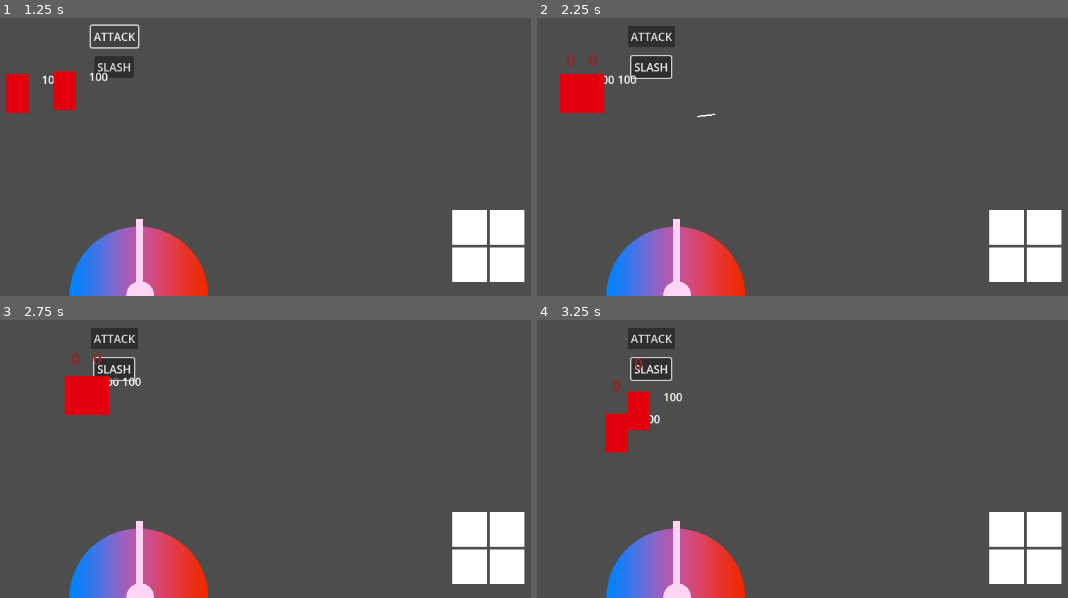
Above: before the commit, frames 1-4 (two rows, left to right).
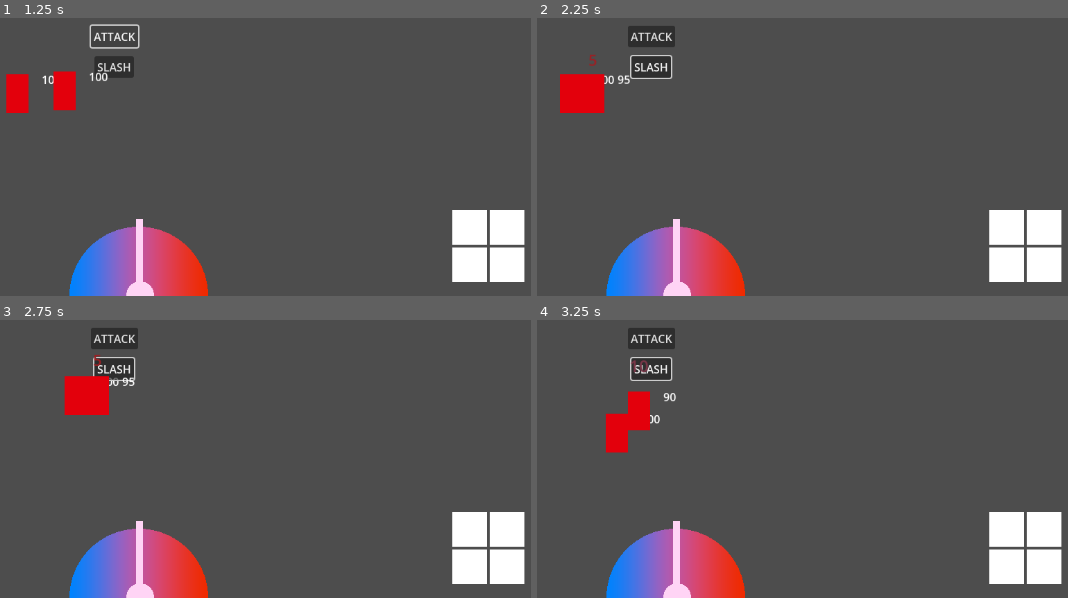
Above: after the commit, the same moments.

Repository: sstrac/androillusion
Game: Godot game, scene res://test.tscn
Same seed, same stepped clock (60 frames per second), same inputs: the game is played once before the commit and once after it.
Inputs (mouse positions are in pixels of both pictures, inside the frame that each line leads up to):
- Up to frame 1 (1.25 s): click "ATTACK" at 0.5 s
- Up to frame 2 (2.25 s): click "SLASH" at 1.25 s; tap Enter at 2 s; move the mouse to (850, 48) at 2.02 s; press the mouse at (850, 48) at 2.03 s; hold D (right) from 2.03 s (still down)
- Up to frame 3 (2.75 s): keep holding D (right)
- Up to frame 4 (3.25 s): move the mouse to (outside the picture) at 2.77 s; release D (right) at 2.78 s; release the mouse at (outside the picture) at 2.78 s; hold S (down) from 2.78 s (still down); click (outside the picture) at 2.85 s

Frame 1 is identical in both runs. In frame 2, 0.1% of the frame differs, in the area x 5-34%, y 13-36%; in frame 3, 0.1%; in frame 4, 0.2%, in the area x 14-28%, y 13-30%.

Commit message:
sword in player and remove character containing scene

Diff:
--- a/character/android.gd
+++ b/character/android.gd
@@ -1,9 +1,6 @@
-extends Node2D
-
-
-@onready var character = get_node("Character")
+extends Character
 
 
 func attack(target):
-	character.movement_comp.approach(target)
+	movement_comp.approach(target)
 	# Do other stuff
--- a/character/android.tscn
+++ b/character/android.tscn
@@ -1,14 +1,102 @@
-[gd_scene load_steps=4 format=3 uid="uid://kw8bhvpwly5j"]
+[gd_scene load_steps=11 format=3 uid="uid://iu2di7i1ildc"]
 
 [ext_resource type="Script" path="res://character/android.gd" id="1_5c76c"]
 [ext_resource type="PackedScene" uid="uid://20sl7l4jxmne" path="res://movement_component/android_movement/android_movement_component.tscn" id="1_rxr3m"]
-[ext_resource type="PackedScene" uid="uid://dvurk1ehtoyof" path="res://character/character.tscn" id="2_qiksi"]
+[ext_resource type="PackedScene" uid="uid://b731nb1y7d5bm" path="res://damage_feedback/damage_feedback_component.tscn" id="2_o5abo"]
+[ext_resource type="PackedScene" uid="uid://dl3lebrkeqavb" path="res://health_component/health_component.tscn" id="3_nbgpg"]
+[ext_resource type="PackedScene" uid="uid://xtmmaadhfane" path="res://hitbox_component/hitbox_component.tscn" id="4_6he0j"]
 
-[node name="Android" type="Node2D"]
+[sub_resource type="Animation" id="Animation_dj7w5"]
+length = 0.001
+tracks/0/type = "value"
+tracks/0/imported = false
+tracks/0/enabled = true
+tracks/0/path = NodePath("ColorRect:visible")
+tracks/0/interp = 1
+tracks/0/loop_wrap = true
+tracks/0/keys = {
+"times": PackedFloat32Array(0),
+"transitions": PackedFloat32Array(1),
+"update": 0,
+"values": [true]
+}
+
+[sub_resource type="Animation" id="Animation_dq8bo"]
+resource_name = "flash"
+length = 0.3
+tracks/0/type = "value"
+tracks/0/imported = false
+tracks/0/enabled = true
+tracks/0/path = NodePath("ColorRect:visible")
+tracks/0/interp = 1
+tracks/0/loop_wrap = true
+tracks/0/keys = {
+"times": PackedFloat32Array(0, 0.1, 0.2, 0.3),
+"transitions": PackedFloat32Array(1, 1, 1, 1),
+"update": 0,
+"values": [false, true, false, true]
+}
+
+[sub_resource type="AnimationLibrary" id="AnimationLibrary_mwt06"]
+_data = {
+"RESET": SubResource("Animation_dj7w5"),
+"flash": SubResource("Animation_dq8bo")
+}
+
+[sub_resource type="RectangleShape2D" id="RectangleShape2D_uegq5"]
+size = Vector2(32, 56)
+
+[sub_resource type="RectangleShape2D" id="RectangleShape2D_yk7x0"]
+size = Vector2(32, 56)
+
+[node name="Android" type="CharacterBody2D" node_paths=PackedStringArray("movement_comp")]
 script = ExtResource("1_5c76c")
-
-[node name="Character" parent="." node_paths=PackedStringArray("movement_comp") instance=ExtResource("2_qiksi")]
 movement_comp = NodePath("AndroidMovementComponent")
 
-[node name="AndroidMovementComponent" parent="Character" node_paths=PackedStringArray("character") instance=ExtResource("1_rxr3m")]
+[node name="AndroidMovementComponent" parent="." node_paths=PackedStringArray("character") instance=ExtResource("1_rxr3m")]
 character = NodePath("..")
+
+[node name="DamageFeedbackComponent" parent="." node_paths=PackedStringArray("health_comp") instance=ExtResource("2_o5abo")]
+position = Vector2(0, -48)
+health_comp = NodePath("../HealthComponent")
+
+[node name="HealthComponent" parent="." instance=ExtResource("3_nbgpg")]
+max_health = 100
+
+[node name="ColorRect" type="ColorRect" parent="."]
+offset_left = -16.0
+offset_top = -28.0
+offset_right = 16.0
+offset_bottom = 28.0
+color = Color(0.890706, 0, 0.0493286, 1)
+
+[node name="ColorRect2" type="ColorRect" parent="."]
+offset_left = -16.0
+offset_top = -28.0
+offset_right = 16.0
+offset_bottom = 28.0
+color = Color(0.890706, 0, 0.0493286, 1)
+
+[node name="Label" type="Label" parent="."]
+offset_left = 35.0
+offset_top = -32.0
+offset_right = 75.0
+offset_bottom = -9.0
+text = "100"
+
+[node name="AnimationPlayer" type="AnimationPlayer" parent="."]
+libraries = {
+"": SubResource("AnimationLibrary_mwt06")
+}
+
+[node name="HitboxComponent" parent="." node_paths=PackedStringArray("health_component") instance=ExtResource("4_6he0j")]
+collision_layer = 2
+collision_mask = 2
+health_component = NodePath("../HealthComponent")
+
+[node name="CollisionShape2D" type="CollisionShape2D" parent="HitboxComponent"]
+shape = SubResource("RectangleShape2D_uegq5")
+
+[node name="CollisionShape2D" type="CollisionShape2D" parent="."]
+shape = SubResource("RectangleShape2D_yk7x0")
+debug_color = Color(0.438128, 0.454891, 1, 0.42)
--- a/character/character.gd
+++ b/character/character.gd
@@ -1,5 +1,6 @@
 extends CharacterBody2D
 
+class_name Character
 
 @onready var label = get_node('Label')
 @onready var anim = get_node("AnimationPlayer")
--- a/character/player.gd
+++ b/character/player.gd
@@ -1,4 +1,9 @@
-extends Node2D
+extends Character
+
+const SWORD = preload("res://sword/sword.tscn")
 
 
-@onready var character = get_node("Character")
+func _unhandled_input(event):
+	if event.is_action_pressed("left_click"):
+		var sword = SWORD.instantiate()
+		add_child(sword)
--- a/character/player.tscn
+++ b/character/player.tscn
@@ -1,14 +1,100 @@
-[gd_scene load_steps=4 format=3 uid="uid://snu76g0sxdhf"]
+[gd_scene load_steps=11 format=3 uid="uid://b13i8r5vn7lw6"]
 
 [ext_resource type="Script" path="res://character/player.gd" id="1_2qf3b"]
-[ext_resource type="PackedScene" uid="uid://dvurk1ehtoyof" path="res://character/character.tscn" id="1_3okgr"]
 [ext_resource type="PackedScene" uid="uid://5s80v4ovx056" path="res://movement_component/player_movement/player_movement_component.tscn" id="2_ftq3b"]
+[ext_resource type="PackedScene" uid="uid://b731nb1y7d5bm" path="res://damage_feedback/damage_feedback_component.tscn" id="2_s186m"]
+[ext_resource type="PackedScene" uid="uid://dl3lebrkeqavb" path="res://health_component/health_component.tscn" id="3_jamio"]
+[ext_resource type="PackedScene" uid="uid://xtmmaadhfane" path="res://hitbox_component/hitbox_component.tscn" id="4_vki7y"]
 
-[node name="Player" type="Node2D"]
+[sub_resource type="Animation" id="Animation_dj7w5"]
+length = 0.001
+tracks/0/type = "value"
+tracks/0/imported = false
+tracks/0/enabled = true
+tracks/0/path = NodePath("ColorRect:visible")
+tracks/0/interp = 1
+tracks/0/loop_wrap = true
+tracks/0/keys = {
+"times": PackedFloat32Array(0),
+"transitions": PackedFloat32Array(1),
+"update": 0,
+"values": [true]
+}
+
+[sub_resource type="Animation" id="Animation_dq8bo"]
+resource_name = "flash"
+length = 0.3
+tracks/0/type = "value"
+tracks/0/imported = false
+tracks/0/enabled = true
+tracks/0/path = NodePath("ColorRect:visible")
+tracks/0/interp = 1
+tracks/0/loop_wrap = true
+tracks/0/keys = {
+"times": PackedFloat32Array(0, 0.1, 0.2, 0.3),
+"transitions": PackedFloat32Array(1, 1, 1, 1),
+"update": 0,
+"values": [false, true, false, true]
+}
+
+[sub_resource type="AnimationLibrary" id="AnimationLibrary_mwt06"]
+_data = {
+"RESET": SubResource("Animation_dj7w5"),
+"flash": SubResource("Animation_dq8bo")
+}
+
+[sub_resource type="RectangleShape2D" id="RectangleShape2D_uegq5"]
+size = Vector2(32, 56)
+
+[sub_resource type="RectangleShape2D" id="RectangleShape2D_yk7x0"]
+size = Vector2(32, 56)
+
+[node name="Player" type="CharacterBody2D" node_paths=PackedStringArray("movement_comp")]
 script = ExtResource("1_2qf3b")
-
-[node name="Character" parent="." node_paths=PackedStringArray("movement_comp") instance=ExtResource("1_3okgr")]
 movement_comp = NodePath("PlayerMovementComponent")
 
-[node name="PlayerMovementComponent" parent="Character" node_paths=PackedStringArray("character") instance=ExtResource("2_ftq3b")]
+[node name="PlayerMovementComponent" parent="." node_paths=PackedStringArray("character") instance=ExtResource("2_ftq3b")]
 character = NodePath("..")
+
+[node name="DamageFeedbackComponent" parent="." node_paths=PackedStringArray("health_comp") instance=ExtResource("2_s186m")]
+position = Vector2(0, -48)
+health_comp = NodePath("../HealthComponent")
+
+[node name="HealthComponent" parent="." instance=ExtResource("3_jamio")]
+max_health = 100
+
+[node name="ColorRect" type="ColorRect" parent="."]
+offset_left = -16.0
+offset_top = -28.0
+offset_right = 16.0
+offset_bottom = 28.0
+color = Color(0.890706, 0, 0.0493286, 1)
+
+[node name="ColorRect2" type="ColorRect" parent="."]
+offset_left = -16.0
+offset_top = -28.0
+offset_right = 16.0
+offset_bottom = 28.0
+color = Color(0.890706, 0, 0.0493286, 1)
+
+[node name="Label" type="Label" parent="."]
+offset_left = 35.0
+offset_top = -32.0
+offset_right = 75.0
+offset_bottom = -9.0
+text = "100"
+
+[node name="AnimationPlayer" type="AnimationPlayer" parent="."]
+libraries = {
+"": SubResource("AnimationLibrary_mwt06")
+}
+
+[node name="HitboxComponent" parent="." node_paths=PackedStringArray("health_component") instance=ExtResource("4_vki7y")]
+health_component = NodePath("../HealthComponent")
+
+[node name="CollisionShape2D" type="CollisionShape2D" parent="HitboxComponent"]
+shape = SubResource("RectangleShape2D_uegq5")
+
+[node name="CollisionShape2D" type="CollisionShape2D" parent="."]
+shape = SubResource("RectangleShape2D_yk7x0")
+debug_color = Color(0.438128, 0.454891, 1, 0.42)
--- a/sword/sword.tscn
+++ b/sword/sword.tscn
@@ -16,6 +16,8 @@
 
 [node name="HitboxComponent" parent="." instance=ExtResource("2_j55w7")]
 position = Vector2(-1, -26)
+collision_layer = 2
+collision_mask = 2
 base_damage = 1
 
 [node name="CollisionShape2D" type="CollisionShape2D" parent="HitboxComponent"]
--- a/test.gd
+++ b/test.gd
@@ -1,16 +1,8 @@
 extends Node
-
-const SWORD = preload("res://sword/sword.tscn")
 
 @onready var player = get_node("Player")
 @onready var android = get_node("Android")
 
 
-func _on_button_2_pressed() -> void:
-	var sword = SWORD.instantiate()
-	add_child(sword)
-	sword.position = get_node("Marker2D").global_position
-
-
 func _on_button_pressed() -> void:
-	android.attack(player.character)
+	android.attack(player)
Not shown: 1 places in test.tscn that only renumber resources
